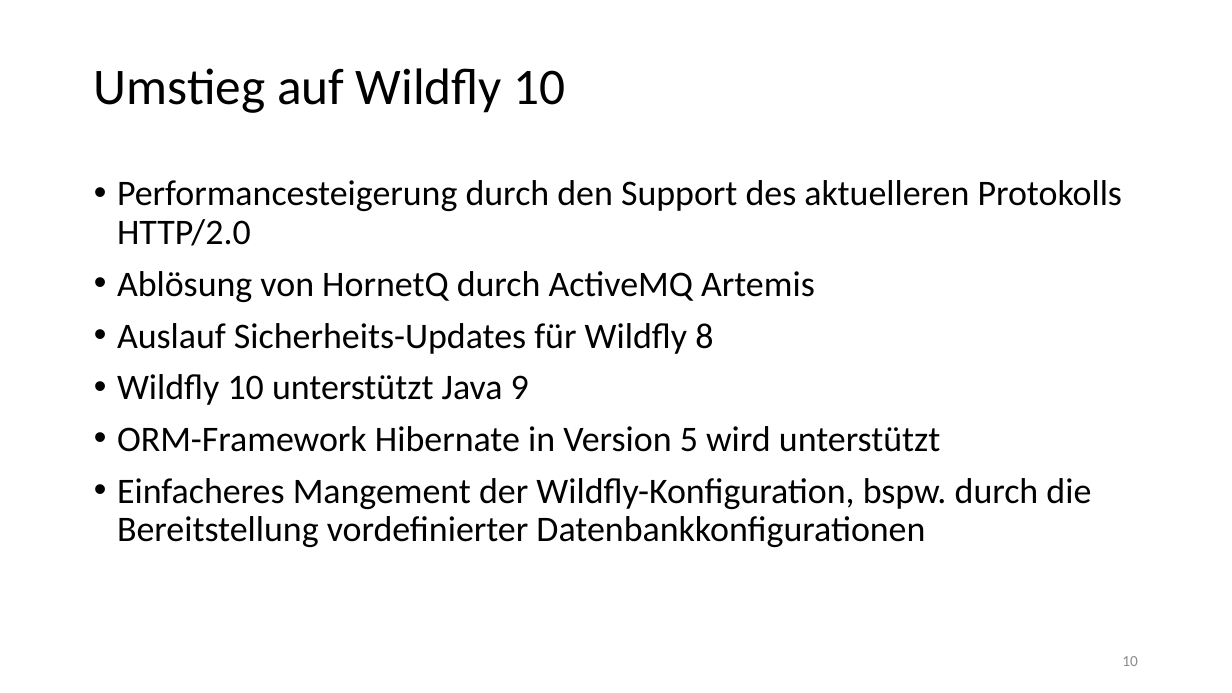
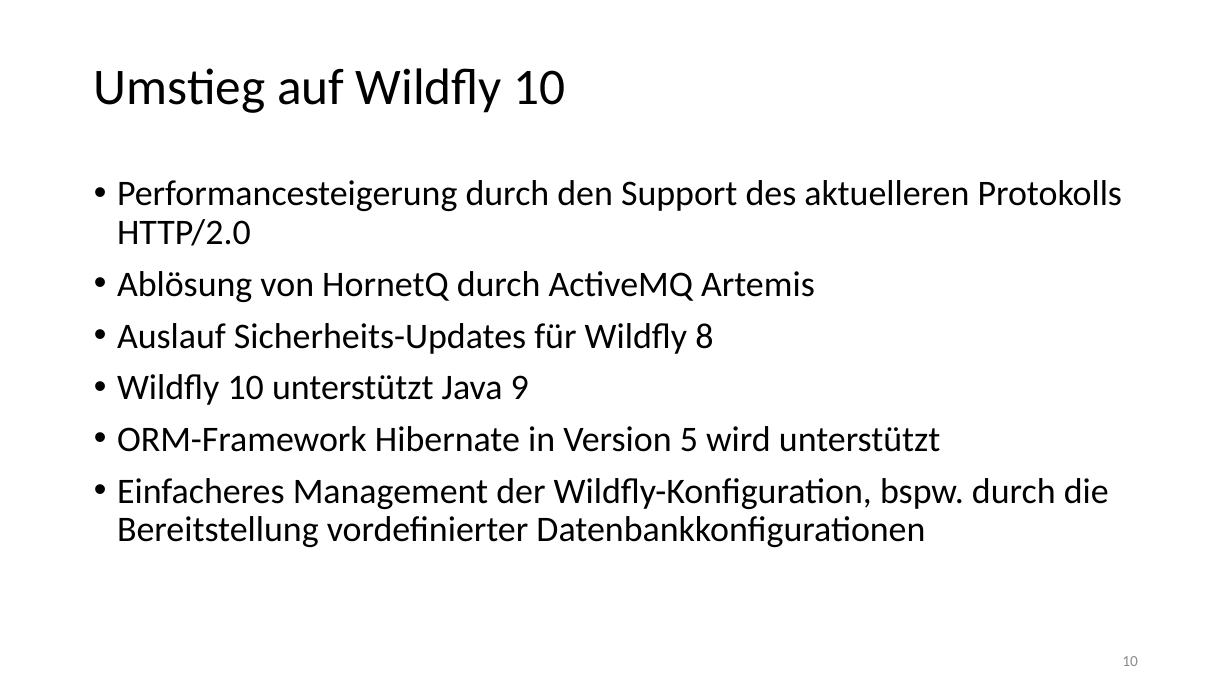
Before and after one commit to chrissike/chatapplication, a slide deck: slide 10 of dokumentation/vortrag.pptx. Drawn at 1232x693 pixels with LibreOffice and Linux fonts; fonts in the diff are those of the drawing; background and template pictures are left out. Boxes give left, top, right and bottom in pixels: in the first picture for what was removed or moved away, otherwise in the second. Text is boxed around its words. In the diff, an @@ line names an element or a change of style, - is before the commit and + after.

```diff
--- a/dokumentation/vortrag.pptx
+++ b/dokumentation/vortrag.pptx
@@ text at (117,478,1109,547): text changed @@
-• Einfacheres Mangement der Wildfly-Konfiguration, bspw. durch die Bereitstellung vordefinierter Datenbankkonfigurationen
+• Einfacheres Management der Wildfly-Konfiguration, bspw. durch die Bereitstellung vordefinierter Datenbankkonfigurationen
```
Also in this commit, not shown: 2 other slides changed.
